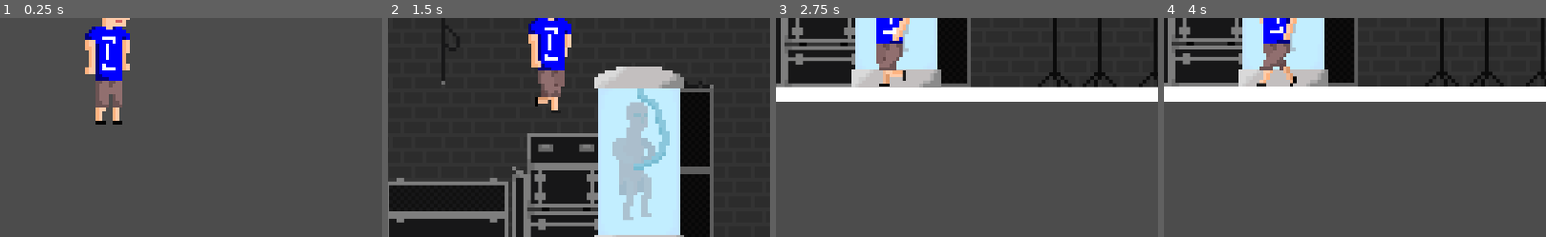
Above: before the commit, frames 1-4 (left to right).
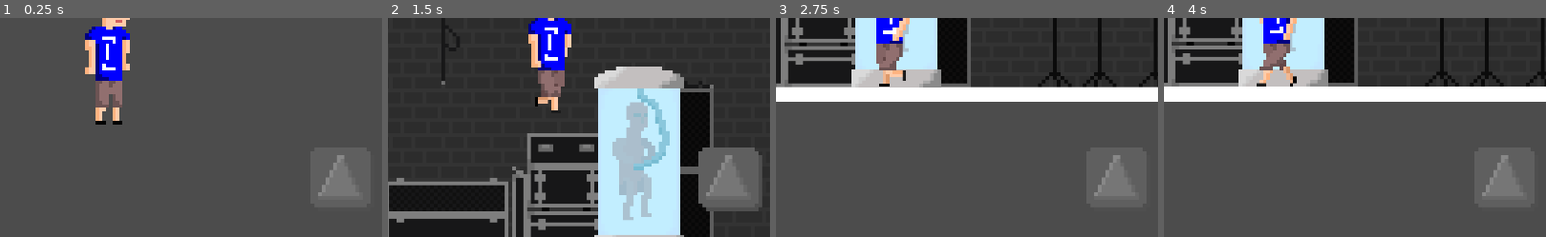
Above: after the commit, the same moments.

Repository: klenganthegame/KlenganTheGame
Game: Godot game, scene res://level/Level1.tscn
Two runs of this game, one before a commit and one after it. Both use one fixed random seed, a clock stepped at 60 frames per second and the inputs below.
Inputs:
- Up to frame 1 (0.25 s): no input
- Up to frame 2 (1.5 s): tap Enter (accept) at 0.5, 1.35 s; hold Enter (accept) 0.53-1.28 s; hold D (walk_right) from 0.53 s (still down); tap Space (jump) at 0.77 s
- Up to frame 3 (2.75 s): tap Space (jump) at 1.52 s; release D (walk_right) at 2.03 s; hold A (walk_left) from 2.03 s (still down); hold Enter (accept) from 2.03 s (still down)
- Up to frame 4 (4 s): release A (walk_left) at 2.78 s; release Enter (accept) at 2.78 s; hold D (walk_right) from 2.78 s (still down); tap Enter (accept) at 2.85 s; tap Space (jump) at 3.02, 3.77 s; hold Enter (accept) from 3.53 s (still down)
The pictures show only the part of the screen within x 36-86%, y 50-100%; the shares and areas given below are measured in that part.

The runs differ from the first frame. In frame 1, 1.4% of the frame differs, in the area x 83-95%, y 62-84%; in frame 2, 4.4%, in the area x 81-98%, y 59-89%; in frame 3, 1.4%; in frame 4, 1.4%.

Commit message:
Added accept button with sprites of jump

Diff:
--- a/level/Level1.tscn
+++ b/level/Level1.tscn
@@ -6,7 +6,7 @@
 [ext_resource path="res://objects/level1/Klengan.tscn" type="PackedScene" id=4]
 
 [sub_resource type="RectangleShape2D" id=1]
-extents = Vector2( 1342.37, 10 )
+extents = Vector2( 1713.54, 10 )
 
 [sub_resource type="RectangleShape2D" id=2]
 extents = Vector2( 59.1371, 6.07898 )
--- a/objects/level1/Klengan.tscn
+++ b/objects/level1/Klengan.tscn
@@ -18,7 +18,6 @@
 [ext_resource path="res://Sprites/MobileButtons/85/LeftUnpressed_85.png" type="Texture" id=16]
 [ext_resource path="res://Sprites/MobileButtons/85/LeftPressed_85.png" type="Texture" id=17]
 [ext_resource path="res://objects/mechanics/DialogueBox.tscn" type="PackedScene" id=18]
-
 
 [sub_resource type="SpriteFrames" id=1]
 animations = [ {
@@ -71,6 +70,12 @@
 pressed = ExtResource( 13 )
 action = "jump"
 
+[node name="Up2" type="TouchScreenButton" parent="CanvasLayer"]
+position = Vector2( 780, 480 )
+normal = ExtResource( 12 )
+pressed = ExtResource( 13 )
+action = "accept"
+
 [node name="Right" type="TouchScreenButton" parent="CanvasLayer"]
 position = Vector2( 150, 480 )
 normal = ExtResource( 14 )
